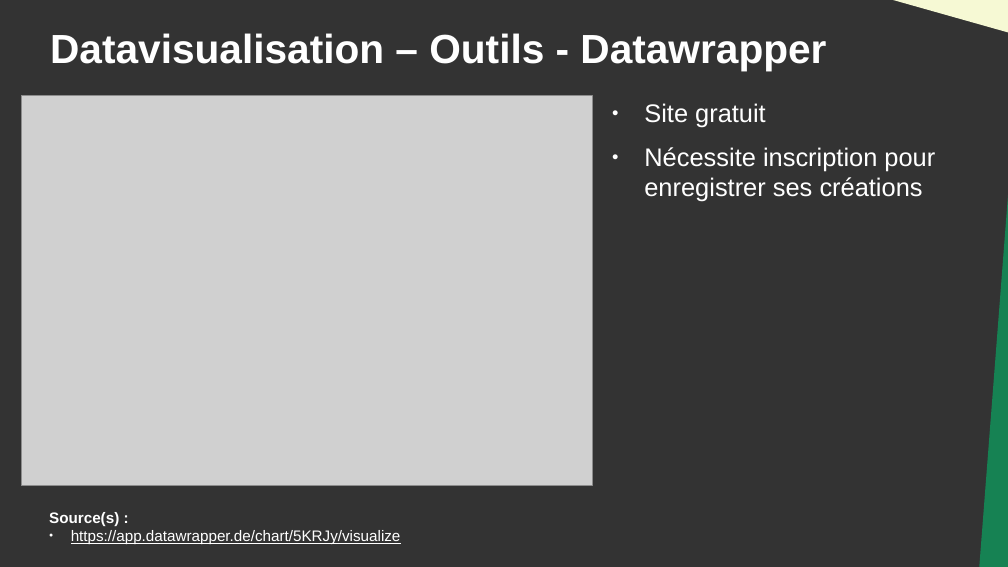
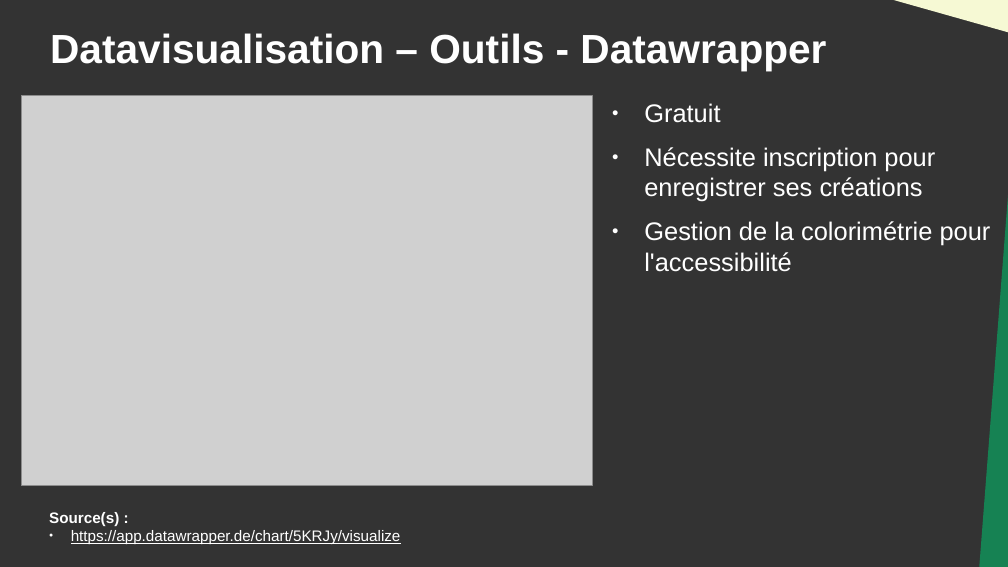
Before and after one commit to DanYellow/cours, a slide deck: slide 25 of data-journalisme-s4/travaux-pratiques/numero-4/presentation.odp (slide 23 before the commit). Drawn at 1008x567 pixels with LibreOffice and Linux fonts; fonts in the diff are those of the drawing; grey boxes stand for pictures. Boxes give left, top, right and bottom in pixels: in the first picture for what was removed or moved away, otherwise in the second. Text is boxed around its words. In the diff, an @@ line names an element or a change of style, - is before the commit and + after.

```diff
--- a/data-journalisme-s4/travaux-pratiques/numero-4/presentation.odp
+++ b/data-journalisme-s4/travaux-pratiques/numero-4/presentation.odp
@@ text at (644, 103, 720, 123): text changed @@
-● Site gratuit
+● Gratuit
@@ text at (644, 221, 991, 272): paragraph added @@
+● Gestion de la colorimétrie pour l'accessibilité
```
Also in this commit, not shown: 10 other slides changed, 3 slides added, 1 slide removed, 8 other files.
